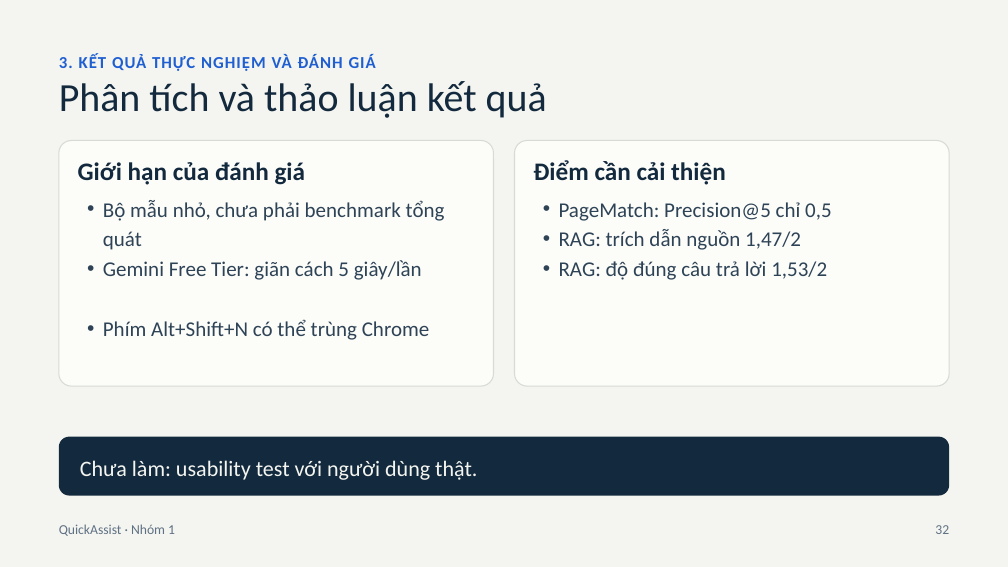
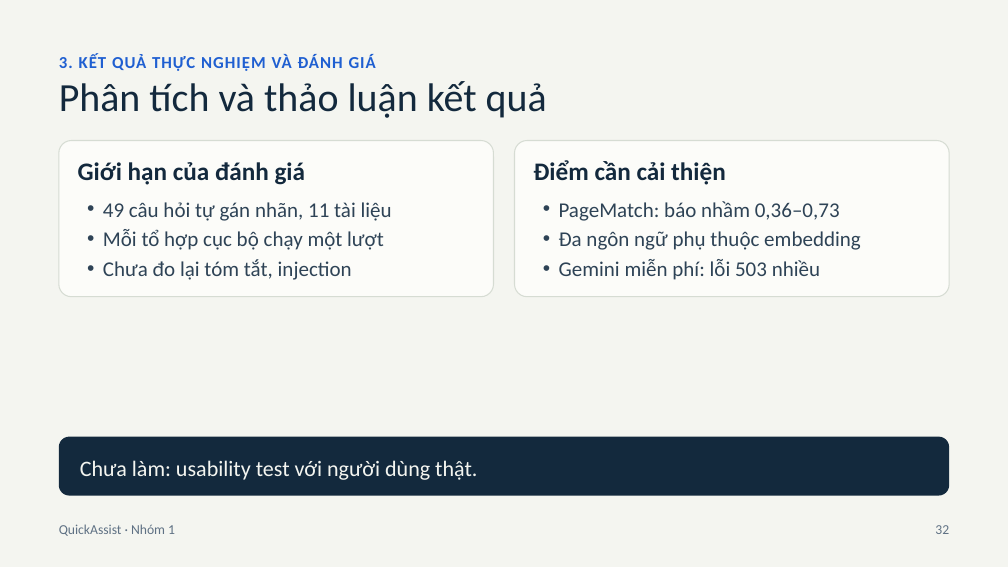
Before and after one commit to watashiwalds/quick-assist-ext, a slide deck: slide 32 of docs/specs/Presentation_Nhom01.pptx. Drawn at 1008x567 pixels with LibreOffice and Linux fonts; fonts in the diff are those of the drawing. Boxes give left, top, right and bottom in pixels: in the first picture for what was removed or moved away, otherwise in the second. Text is boxed around its words. In the diff, an @@ line names an element or a change of style, - is before the commit and + after.

```diff
--- a/docs/specs/Presentation_Nhom01.pptx
+++ b/docs/specs/Presentation_Nhom01.pptx
@@ rounded rectangle: place and size @@
-rounded rectangle at bbox=[59, 141, 494, 386]
+rounded rectangle at bbox=[59, 141, 494, 297]
@@ rounded rectangle at bbox=[59, 141, 494, 297]: proportions changed @@
@@ rounded rectangle at bbox=[515, 141, 950, 297]: proportions changed @@
@@ rounded rectangle: place and size @@
-rounded rectangle at bbox=[515, 141, 950, 386]
+rounded rectangle at bbox=[515, 141, 950, 297]
@@ text at bbox=[103, 202, 392, 221]: text changed @@
-• Bộ mẫu nhỏ, chưa phải benchmark tổng quát
+• 49 câu hỏi tự gán nhãn, 11 tài liệu
@@ text at bbox=[559, 201, 840, 221]: text changed @@
-• PageMatch: Precision@5 chỉ 0,5
+• PageMatch: báo nhầm 0,36–0,73
@@ text at bbox=[103, 229, 384, 250]: text changed @@
-• Gemini Free Tier: giãn cách 5 giây/lần
+• Mỗi tổ hợp cục bộ chạy một lượt
@@ text at bbox=[559, 231, 861, 250]: text changed @@
-• RAG: trích dẫn nguồn 1,47/2
+• Đa ngôn ngữ phụ thuộc embedding
@@ text at bbox=[103, 259, 352, 280]: text changed @@
-• Phím Alt+Shift+N có thể trùng Chrome
+• Chưa đo lại tóm tắt, injection
@@ text at bbox=[559, 259, 820, 280]: text changed @@
-• RAG: độ đúng câu trả lời 1,53/2
+• Gemini miễn phí: lỗi 503 nhiều
```
Also in this commit, not shown: 4 other slides changed, 6 slides added, 6 slides removed, 4 other files.
